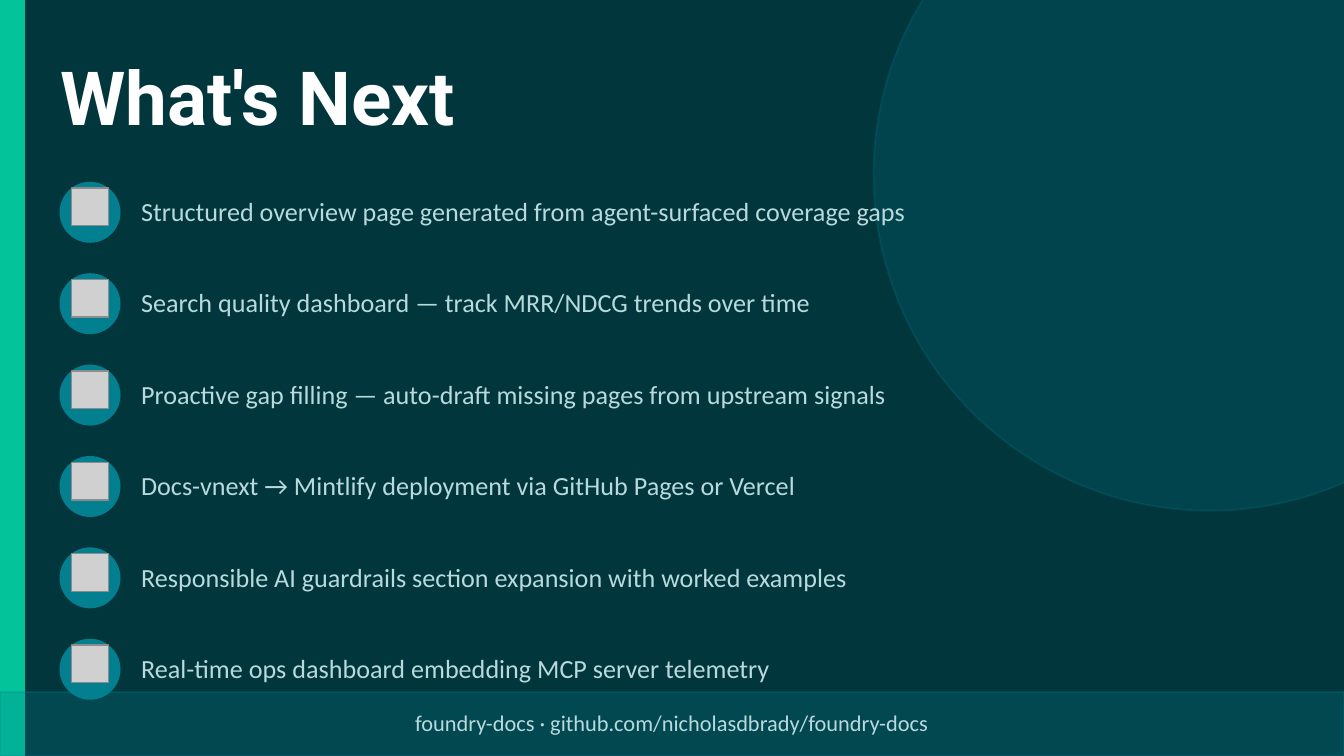
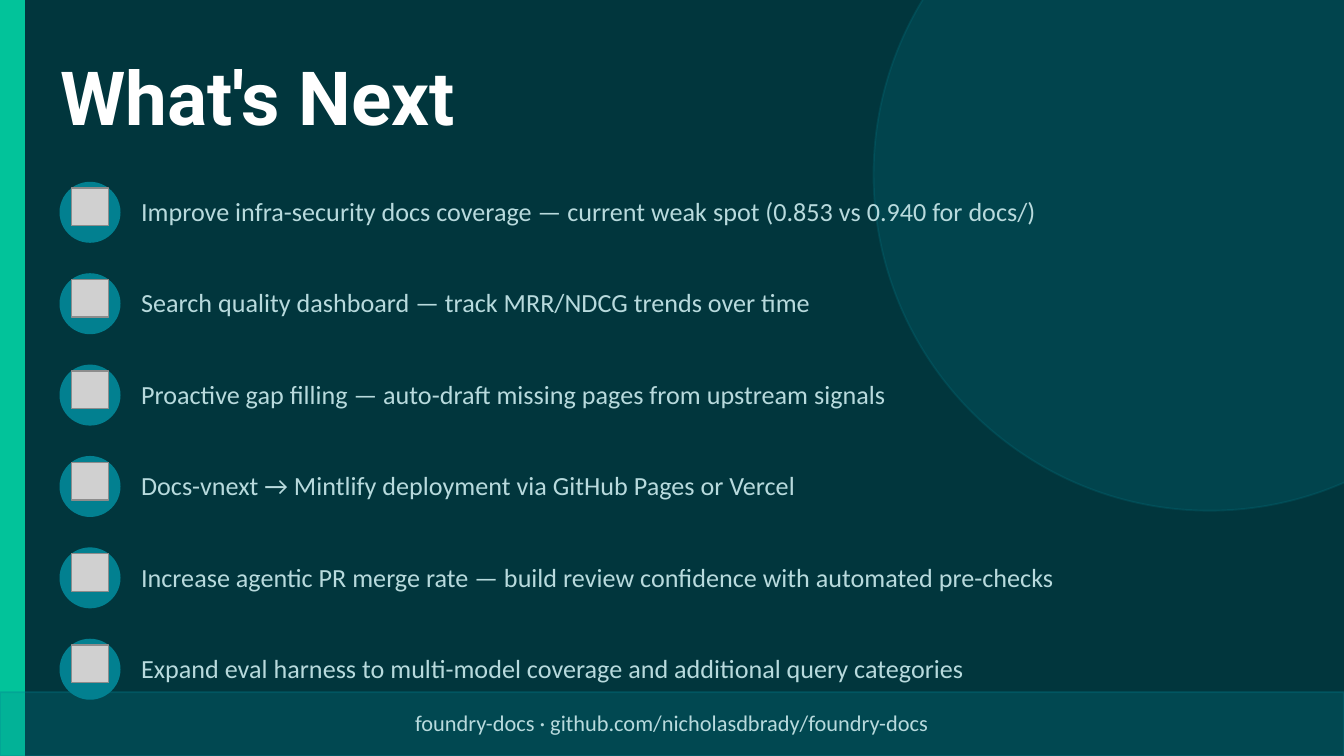
Before and after one commit to nicholasdbrady/foundry-docs, a slide deck: slide 15 of slides/foundry-docs-overview.pptx (slide 12 before the commit). Drawn at 1344x756 pixels with LibreOffice and Linux fonts; fonts in the diff are those of the drawing; grey boxes stand for pictures. Boxes give left, top, right and bottom in pixels: in the first picture for what was removed or moved away, otherwise in the second. Text is boxed around its words. In the diff, an @@ line names an element or a change of style, - is before the commit and + after.

```diff
--- a/slides/foundry-docs-overview.pptx
+++ b/slides/foundry-docs-overview.pptx
@@ text at (x1=141, y1=202, x2=1036, y2=226): text changed @@
-Structured overview page generated from agent-surfaced coverage gaps
+Improve infra-security docs coverage — current weak spot (0.853 vs 0.940 for docs/)
@@ text at (x1=141, y1=569, x2=1053, y2=592): text changed @@
-Responsible AI guardrails section expansion with worked examples
+Increase agentic PR merge rate — build review confidence with automated pre-checks
@@ text at (x1=141, y1=660, x2=963, y2=683): text changed @@
-Real-time ops dashboard embedding MCP server telemetry
+Expand eval harness to multi-model coverage and additional query categories
```
Also in this commit, not shown: 8 other slides changed, 3 slides added, 1 other file.
